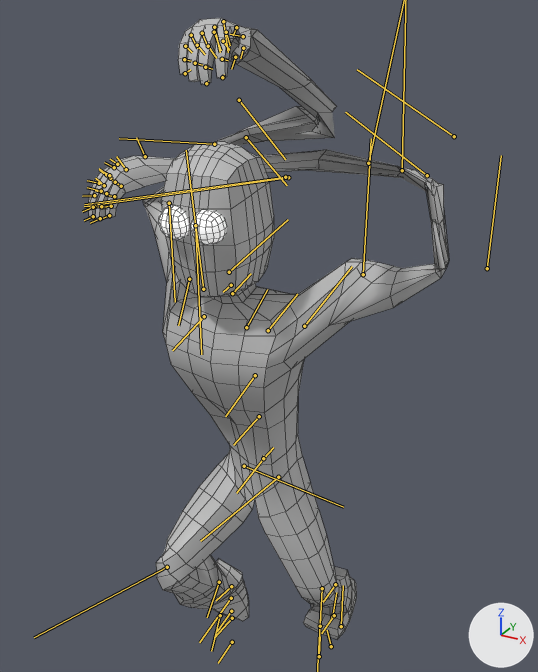
Two versions of the FBX model TeamPlaceHolderGame/Assets/Animations/Run_Cycle.fbx, one commit apart.
Before and after are seen from a 50 mm camera at (0.0095, -0.0166, 0.0219) aimed at (0.0003, 0.0002, 0.0135). Arrows for +X, +Y and +Z are at lower right; the lights stay in place. Both versions are drawn at frame 2 of the action 'Take 001'; the numbers are the values there. The bones that bend it are drawn over the model as lines. Mesh edges are drawn as thin lines.

Objects in the first picture: 'Guy'.
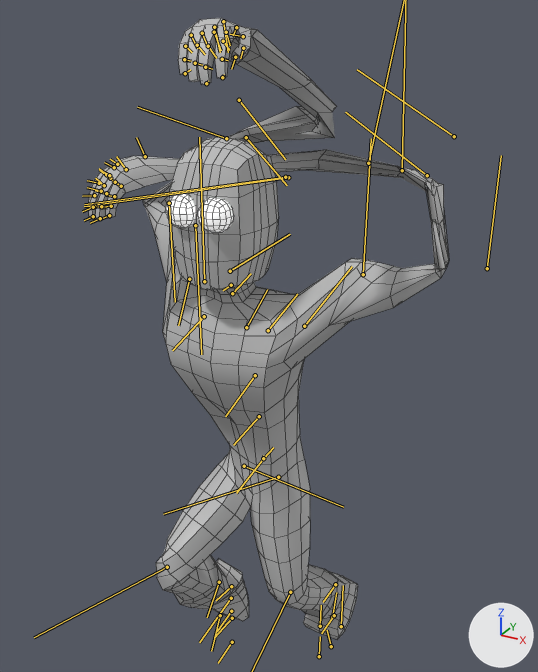
Location of each change, [x1, y1, x2, y2] in pixels of the pictures (538 x 672 px):
'Guy', posed
    both: [89, 18, 449, 640]
bone 'neck', root to tip
    before: (231, 285) to (223, 292)
    after: (231, 285) to (223, 290)
bone 'L_hip', root to tip
    before: (278, 477) to (200, 541)
    after: (278, 477) to (163, 514)

Diff of the bpy script that builds the scene:
```diff
--- a/TeamPlaceHolderGame/Assets/Animations/Run_Cycle.fbx.py
+++ b/TeamPlaceHolderGame/Assets/Animations/Run_Cycle.fbx.py
@@ bone_neck @@
 bone_neck = bpy.data.objects['transform1'].pose.bones['neck']  # child of 'shoulders'
-bone_neck.rotation_quaternion = (1.0, 0.0, 0.0, -0.028)  # degrees (0, 0, -3)
+bone_neck.rotation_quaternion = (0.995, 0.0, 0.0, -0.098)  # degrees (0, 0, -11)
@@ bone_l_hip @@
 bone_l_hip = bpy.data.objects['transform1'].pose.bones['L_hip']  # child of 'lower_hips'
-bone_l_hip.rotation_quaternion = (0.987, 0.038, 0.154, 0.005)  # degrees (5, 18, 1)
+bone_l_hip.rotation_quaternion = (0.968, 0.242, 0.037, 0.047)  # degrees (28, 3, 6)
@@ bone_l_ankle @@
 bone_l_ankle = bpy.data.objects['transform1'].pose.bones['L_ankle']  # child of 'L_knee'
-bone_l_ankle.rotation_quaternion = (0.978, 0.188, -0.017, 0.09)  # degrees (21, -4, 10)
+bone_l_ankle.rotation_quaternion = (0.988, -0.022, 0.09, 0.125)  # degrees (-1, 11, 14)
```
